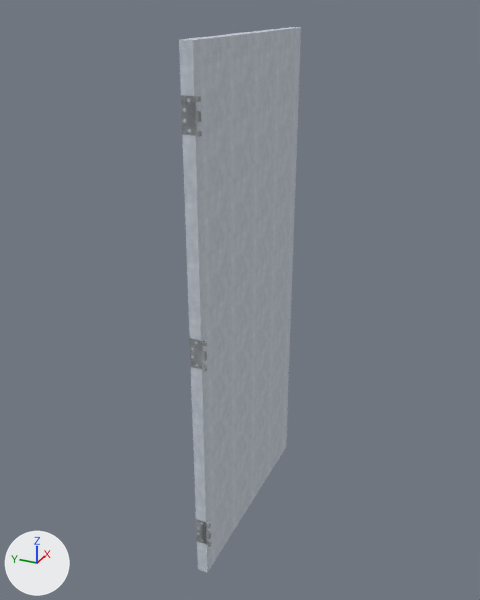
Before and after pictures for a commit that changed the COLLADA model src/ros2/simulation/tiplu_world/models/Hinged_door_narrow/meshes/door.dae.
The view is the same before and after, from a 50 mm lens placed at (-1.78, -0.87, 2.15), pointed at (0.44, 0.13, 1.03). The axes (+X, +Y, +Z) are drawn at lower left. The lights are the same throughout. Where no turn or scale is listed for an object, it has been applied to the vertices.

Objects in the first picture: 'skp2317'.
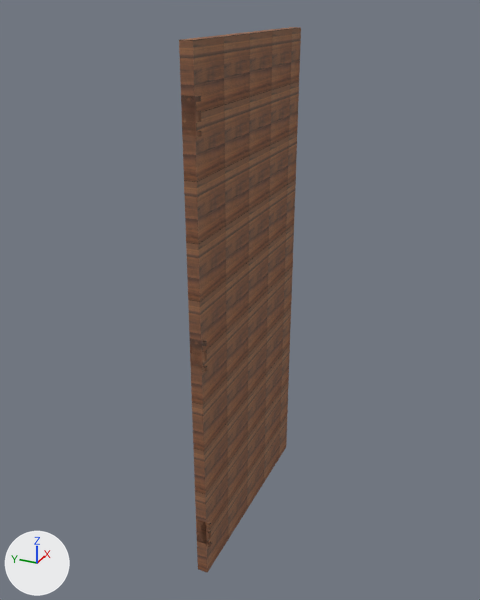
What differs and where, as boxes [x1, y1, x2, y2] in the pictures (480 x 600 px):
'skp2317', surface changed (grey to brown)
    both: [179, 27, 301, 573]

Patch to the scene script:
```diff
--- a/src/ros2/simulation/tiplu_world/models/Hinged_door_narrow/meshes/door.dae.py
+++ b/src/ros2/simulation/tiplu_world/models/Hinged_door_narrow/meshes/door.dae.py
@@ img_wooden_door_png_001 @@
+img_wooden_door_png_001 = load_image('wooden_door.png.001', '../materials/textures/wooden_door.png', 300, 148, 'sRGB')
@@ img_wooden_door_png @@
+img_wooden_door_png = load_image('wooden_door.png', '../materials/textures/wooden_door.png', 300, 148, 'sRGB')
@@ mat_metal_aluminum_anodized @@
 mat_metal_aluminum_anodized = principled_material('Metal_Aluminum_Anodized')
-mat_metal_aluminum_anodized.texture = img_metal_aluminum_anodized_png
+mat_metal_aluminum_anodized.texture = img_wooden_door_png
 mat_metal_aluminum_anodized.roughness = 0.9
@@ mat_metal_rough @@
 mat_metal_rough = principled_material('Metal_Rough')
-mat_metal_rough.texture = img_metal_rough_png
+mat_metal_rough.texture = img_wooden_door_png_001
 mat_metal_rough.roughness = 0.9
```
